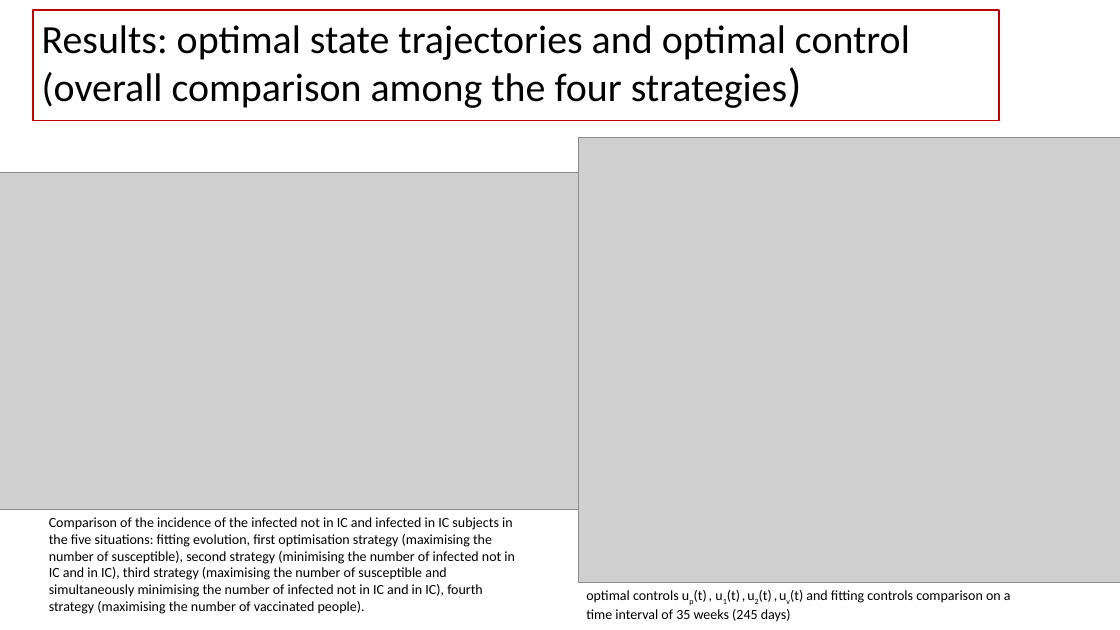
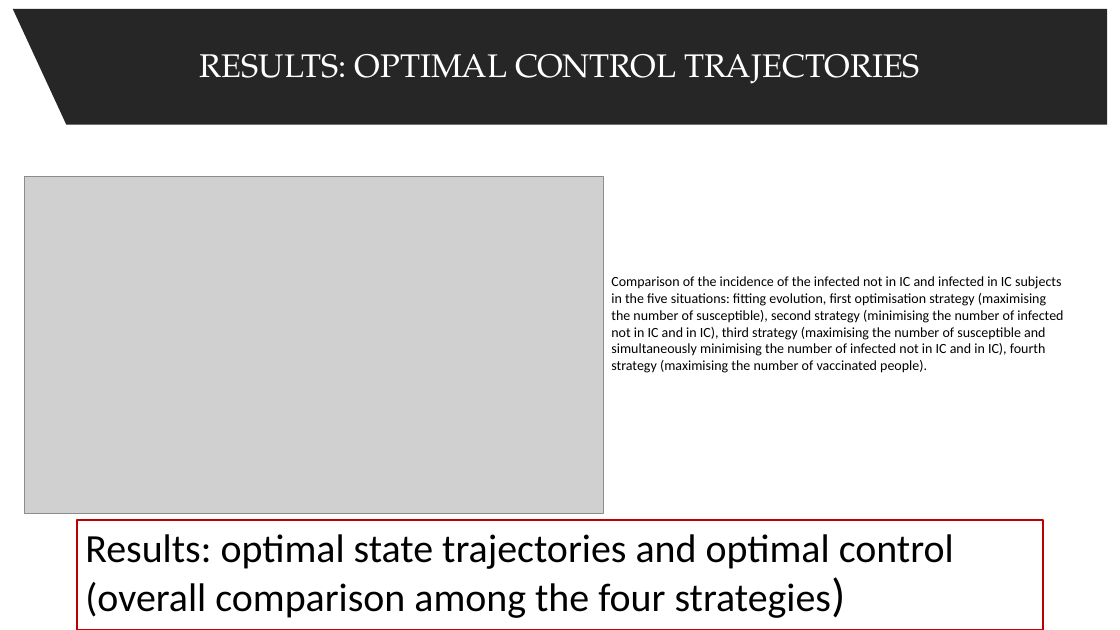
Before and after one commit to spbisc97/covid-optimal-control, a slide deck: slide 18 of PowerPoint/Optimal control strategies to prevent the hospital beds collapse during COVID-19 outbreak.pptx (slide 19 before the commit). Drawn at 1120x630 pixels with LibreOffice and Linux fonts; fonts in the diff are those of the drawing; grey boxes stand for pictures. Boxes give left, top, right and bottom in pixels: in the first picture for what was removed or moved away, otherwise in the second. Text is boxed around its words. In the diff, an @@ line names an element or a change of style, - is before the commit and + after.

Commit message:
TITLES ADDED

```diff
--- a/PowerPoint/Optimal control strategies to prevent the hospital beds collapse during COVID-19 outbreak.pptx
+++ b/PowerPoint/Optimal control strategies to prevent the hospital beds collapse during COVID-19 outbreak.pptx
@@ freeform shape added at (13,9,1107,125), fill #262626, 28 pt, text #FFFFFF @@
+RESULTS: OPTIMAL CONTROL TRAJECTORIES
@@ picture removed at (578,137,1120,582) @@
@@ picture: place and size @@
-picture at (0,172,578,509)
+picture at (24,176,603,513)
@@ text "Comparison of the incidence of ..." rewrapped from (49,517,515,614) to (611,276,1063,373) @@
@@ title "Results: optimal state trajectories and ...": place and size @@
-title "Results: optimal state trajectories and ..." at (34,10,1000,120)
+title "Results: optimal state trajectories and ..." at (77,520,1044,630)
@@ text removed at (586,590,1011,622) @@
-optimal controls up(t) , u1(t) , u2(t) , uv(t) and fitting controls comparison on a time interval of 35 weeks (245 days)
```
Also in this commit, not shown: 17 other slides changed, 1 slide added.
